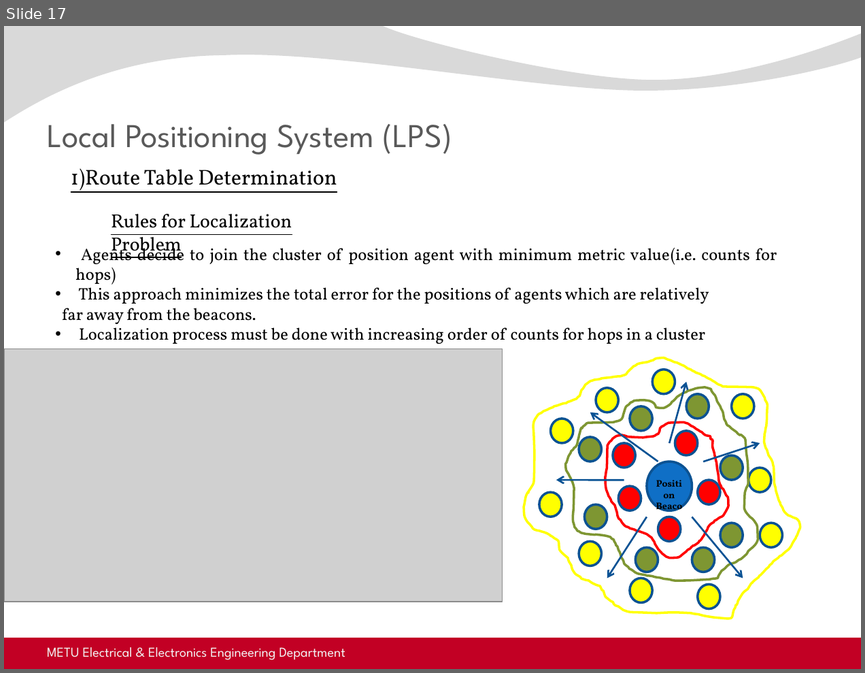
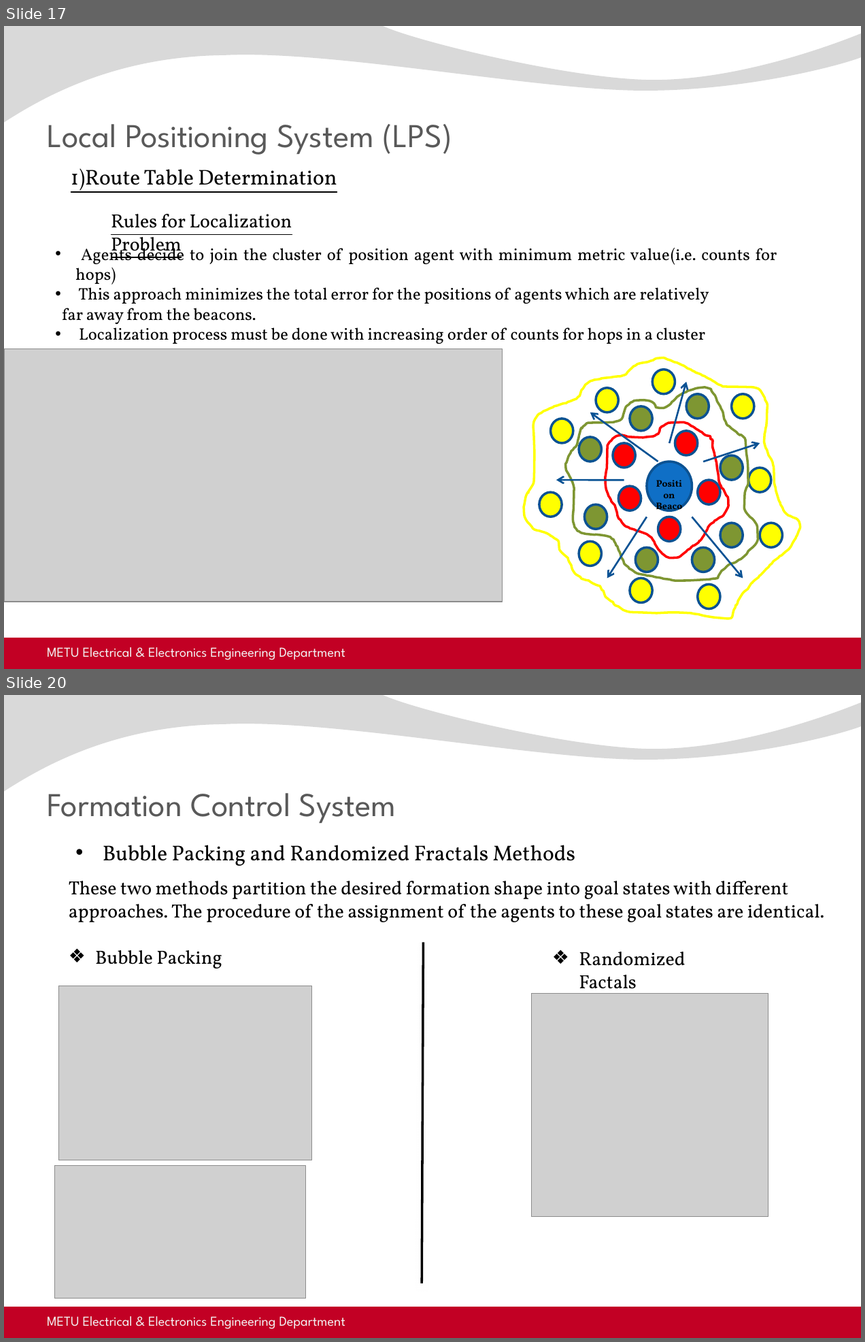
Before and after one commit to kadir4172/formation_control, a slide deck: juri_sunum.pptx. Shown one above the other, each under a label of ours: slide 17 before the commit, slides 17 and 20 after it; the slides between them are not shown. The pictures are 865x673 and 865x1342 pixels, drawn with LibreOffice and Linux fonts; fonts in the diff are those of the drawing; grey boxes stand for pictures; background and template pictures are left out. Boxes give left, top, right and bottom in pixels: in the first picture for what was removed or moved away, otherwise in the second. Text is boxed around its words. In the diff, an @@ line names an element or a change of style, - is before the commit and + after.

Commit message:
[update] formation control kismi sunuma ekleniyor

```diff
--- a/juri_sunum.pptx
+++ b/juri_sunum.pptx
@@ slide 20 added at <box>4,695,861,1338</box>, background picture (left out); not listed: 2 template elements that a slide beside it also shows @@
@@ title added at <box>47,793,396,823</box>, 28 pt, text #595959 @@
+Formation Control System
@@ text added at <box>103,845,575,866</box>, 18 pt, text #000000 @@
+• Bubble Packing and Randomized Fractals Methods
@@ text added at <box>69,881,824,922</box>, 16 pt, text #000000 @@
+These two methods partition the desired formation shape into goal states with different approaches. The procedure of the assignment of the agents to these goal states are identical.
@@ text added at <box>95,950,222,968</box>, 16 pt, text #000000 @@
+❖ Bubble Packing
@@ line added from (423, 942) to (422, 1283), #000000 2 pt @@
@@ text added at <box>579,951,685,997</box>, 16 pt, text #000000 @@
+❖ Randomized Factals
@@ picture added at <box>59,985,311,1159</box> @@
@@ picture added at <box>532,993,768,1216</box> @@
@@ picture added at <box>54,1166,306,1298</box> @@
@@ text added at <box>47,1316,345,1329</box>, 11.5 pt, text #F2F2F2 @@
+METU Electrical & Electronics Engineering Department
```
Also in this commit, not shown: 3 other slides added, 2 other files.
